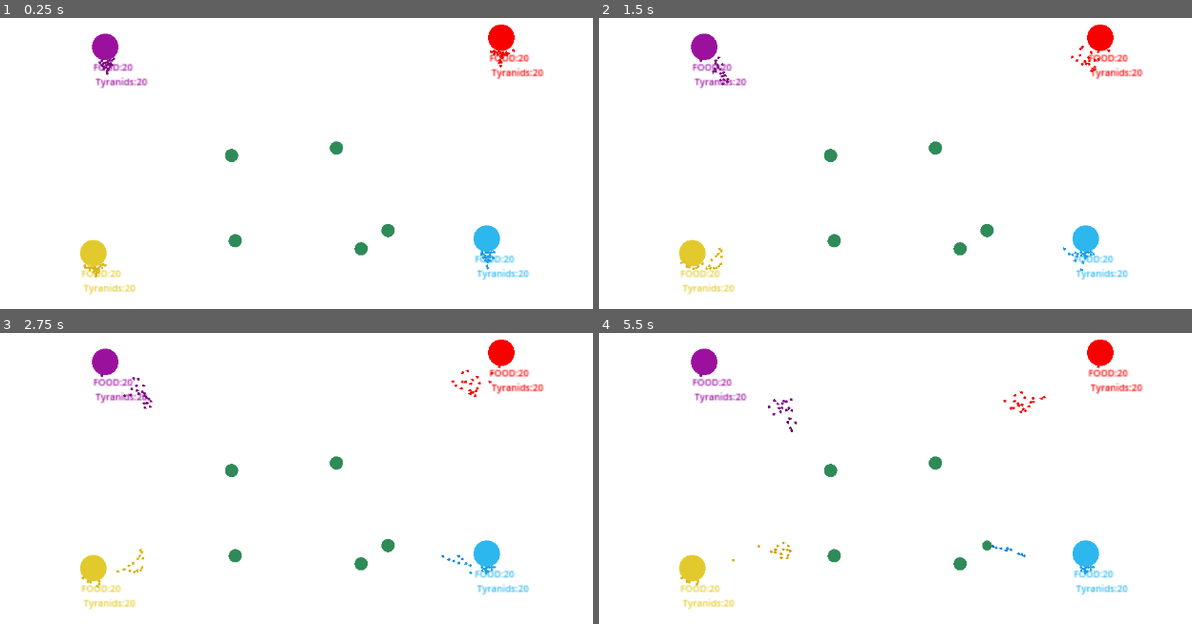
Above: before the commit, frames 1-4 (two rows, left to right).
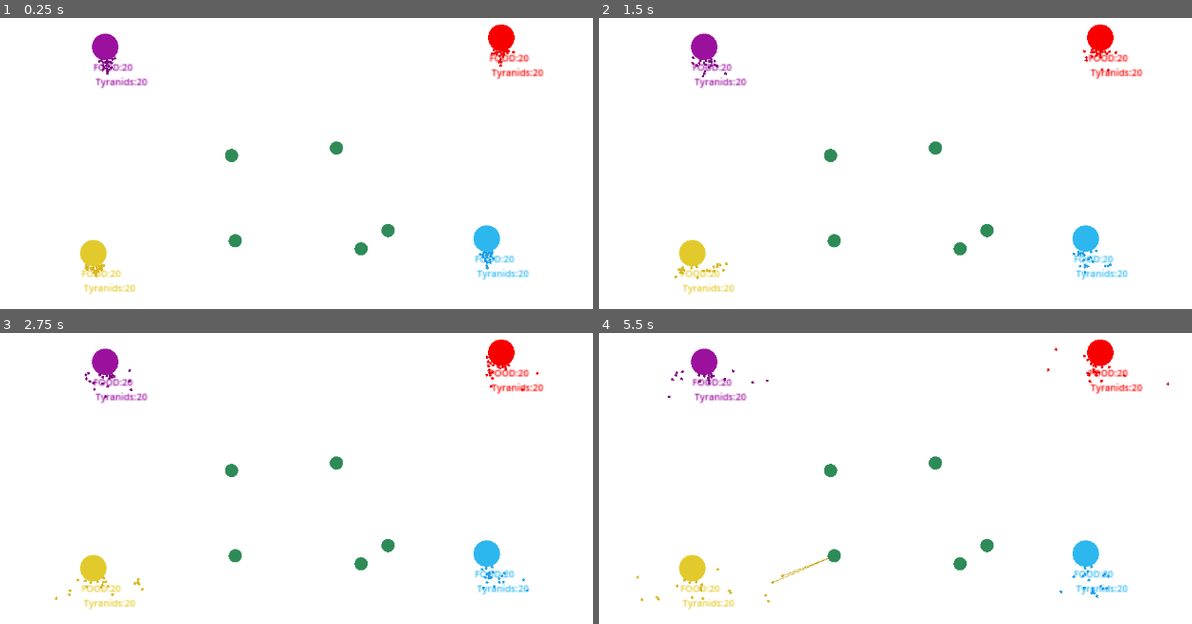
Above: after the commit, the same moments.

Repository: MalCaor/RucheTyr
Game: Godot game, scene res://Scene2d.tscn
The game is run twice, just before and just after one commit, with the same random seed, the same clock (stepped at 60 frames per second) and the same inputs.
Inputs:
- Up to frame 1 (0.25 s): no input
- Up to frame 2 (1.5 s): no input
- Up to frame 3 (2.75 s): no input
- Up to frame 4 (5.5 s): no input

The runs differ from the first frame. In frame 1, 0.3% of the frame differs, in the area x 14-87%, y 10-90%; in frame 2, 0.6%; in frame 3, 0.7%; in frame 4, 0.9%, in the area x 6-97%, y 4-93%.

Commit message:
ray tracing

Diff:
--- a/Tyr/hormagaunt.gd
+++ b/Tyr/hormagaunt.gd
@@ -44,6 +44,8 @@
 
 var couleur: Color
 
+var ligne_dest: Line2D
+
 
 # Called when the node enters the scene tree for the first time.
 func _ready():
@@ -55,6 +57,9 @@
 # Called every frame. 'delta' is the elapsed time since the previous frame.
 func _process(delta):
 	state_change()
+	if ligne_dest:
+		ligne_dest.queue_free()
+		ligne_dest = null
 
 	if current_state == state_possible.exploration:
 		explore()
@@ -77,13 +82,12 @@
 		self.modulate = self.couleur.lightened(0.5)
 
 func generate_coor():
-	return Vector2(randf_range(-1,1)* 100, randf_range(-1,1)* 100)
+	return Vector2(randf_range(-1,1)* 100, randf_range(-1,1)* 5000)
 
 func explore():
 	# generate target
 	if not target_explore or self.position.distance_to(target_explore) < 20 or timer_since_last_generation < 500:
 		target_explore = generate_coor()
-		intrest_point = target_explore
 		timer_since_last_generation = 0
 	timer_since_last_generation += 1
 
@@ -106,13 +110,23 @@
 func evasion_maneuver():
 	for body in list_body_to_evade:
 		var angle_self = angle_to_target(body.position)
-		apply_torque_impulse((angle_self/10) * -1)
+		apply_torque_impulse((angle_self/50) * -1)
 
 func zerg_maneuver():
 	# approch nour
 	if list_body_to_approach:
+		# select body
 		var body = list_body_to_approach[0]
-		var angle_self = angle_to_target(body.position)
+
+		# draw line
+		ligne_dest = Line2D.new()
+		ligne_dest.add_point(Vector2(0,0), 0)
+		ligne_dest.add_point(to_local(body.global_position), 1)
+		ligne_dest.width = 0.5
+		add_child(ligne_dest)
+
+		# go toward
+		var angle_self = angle_to_target(body.global_position)
 		apply_torque_impulse(angle_self/2)
 		go_forward()
 
@@ -174,7 +188,10 @@
 func _on_enter_vision_collision(body):
 	if body.type in tyranids:
 		if body.ruche_mere != self.ruche_mere:
-			list_body_to_approach.append(body)
+			pass
+			#list_body_to_approach.append(body)
+		else:
+			list_body_to_evade.append(body)
 	if body.type in tyranids and body.ruche_mere == ruche_mere:
 		body.target_explore = intrest_point
 	if body.type in types_to_avoid:
@@ -189,6 +206,9 @@
 
 
 func _on_entered_vision_nour(body):
+	if body.type in tyranids:
+		if body.ruche_mere != self.ruche_mere:
+			list_body_to_approach.append(body)
 	if body.type in ruches:
 		if body != self.ruche_mere:
 			list_body_to_approach.append(body)
